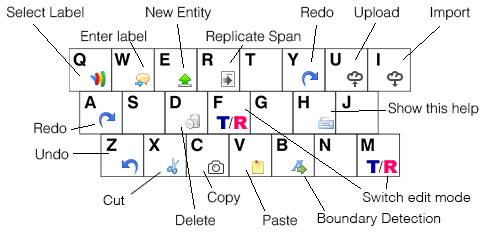
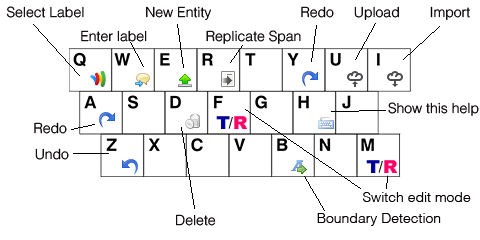
Revision of a layered w=480, h=240 image; what changed, layer by layer:
painted on "線" over [130, 170, 265, 211]
hid "Copy" over [207, 191, 241, 205]
hid "Paste" over [263, 214, 298, 226]
hid "Cut" over [103, 195, 125, 205]
hid "copy" over [208, 160, 224, 174]
hid "paste" over [252, 160, 264, 174]
hid "btn_cut_16" over [167, 158, 179, 174]
